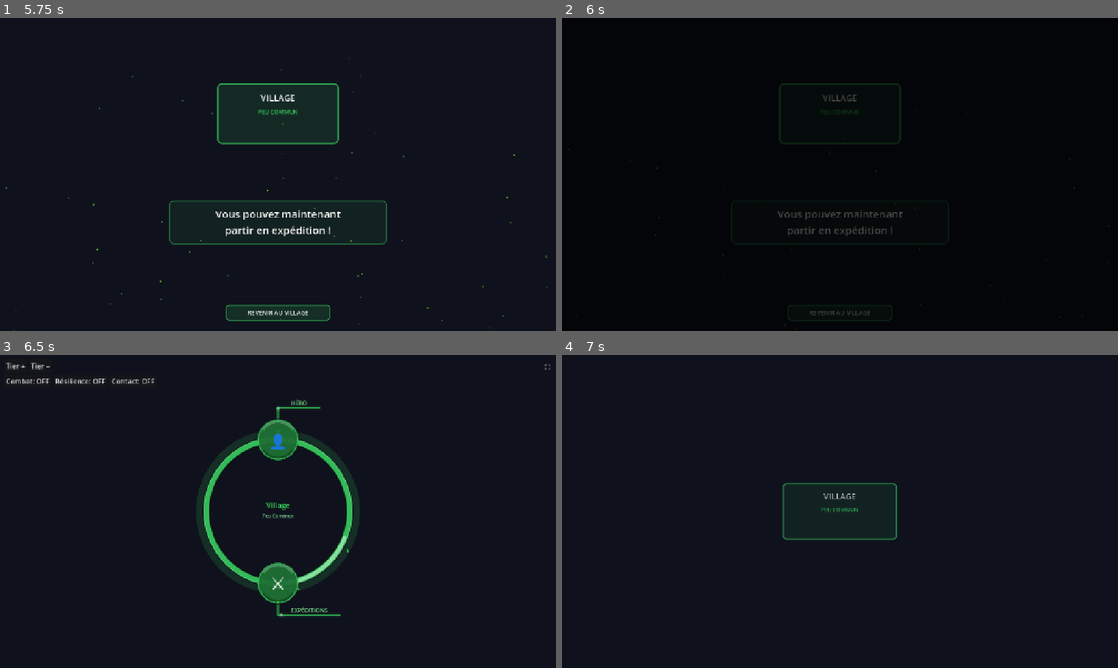
Above: before the commit, frames 1-4 (two rows, left to right).
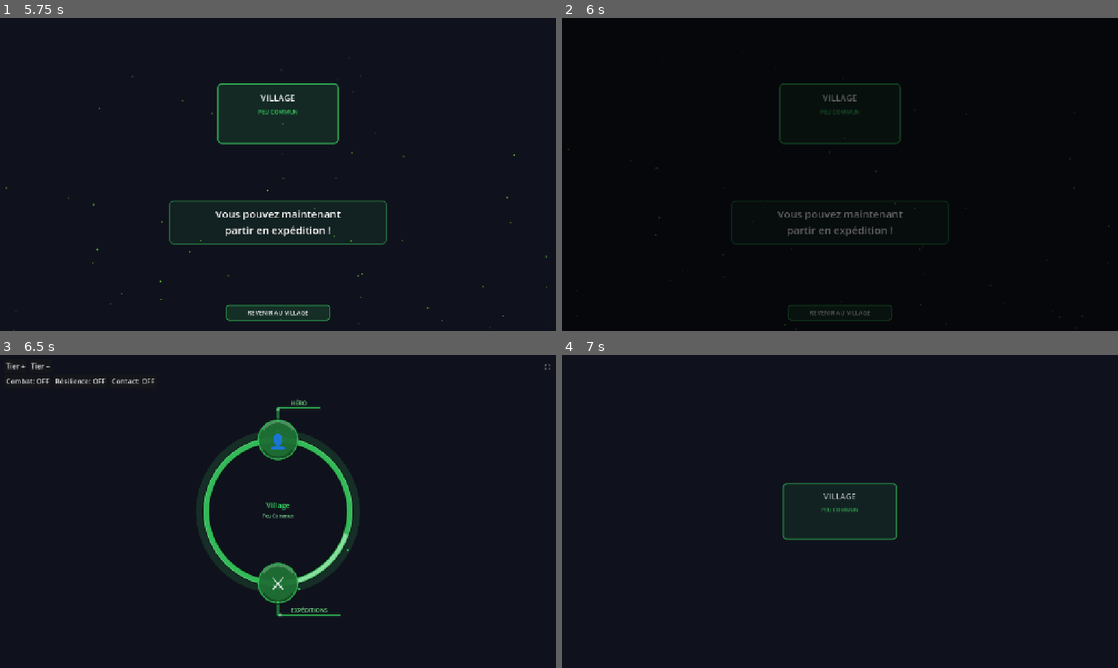
Above: after the commit, the same moments.

Repository: Rhend/Reliquary
Game: Godot game, scene res://scenes/village/village.tscn
The game is run twice, just before and just after one commit, with the same random seed, the same clock (stepped at 60 frames per second) and the same inputs.
Inputs (mouse positions are in pixels of both pictures, inside the frame that each line leads up to):
- Up to frame 1 (5.75 s): click "Tier +" at 0.5 s; tap Enter at 1.25, 1.35, 2.85 s; move the mouse to (400, 158) at 1.27 s; click (400, 158) at 1.42 s; tap Space at 1.52, 1.55, 1.82, 3.05, 4.35, 4.52, 4.82 s; drag from (166, 190) to (250, 237) at 2.02 s; move the mouse to (333, 105) at 2.77 s; click (333, 105) at 2.92 s; drag from (250, 237) to (111, 127) at 3.52 s; move the mouse to (444, 221) at 4.27 s; click (444, 221) at 4.42 s; tap Escape at 4.9 s; drag from (111, 127) to (194, 96) at 5.02 s
- Up to frame 2 (6 s): click "REVENIR AU VILLAGE" at 5.75 s
- Up to frame 3 (6.5 s): no input
- Up to frame 4 (7 s): click "Tier −" at 6.5 s

Frame 1 is identical in both runs. In frame 2, 0.1% of the frame differs, in the area x 39-93%, y 24-100%; in frame 3, less than 0.1%; in frame 4, nothing differs.

Commit message:
fix: bouton retour evolution et HP max en expedition
- EvolutionRitual: supprime le timer auto-retour (1.6s) qui rendait le bouton
  inutile ; retire aussi la capture souris dans _input() pour laisser le bouton
  gerer ses propres clics (raccourcis clavier conserves)
- AdventureSystem: rend get_max_hp() public
- CombatScene: passe la vraie HP max (AdventureSystem.get_max_hp()) au setup
  du cercle hero au lieu de hero_hp deux fois, ce qui causait un retrecissement
  progressif de la barre de vie max entre les combats

Co-Authored-By: Claude Sonnet 4.6 <noreply@anthropic.com>

Diff:
--- a/scenes/village/EvolutionRitual.gd
+++ b/scenes/village/EvolutionRitual.gd
@@ -280,9 +280,6 @@
 	# Célébration stable — bouton visible, skip autorisé
 	_can_skip = true
 	_show_return_button()
-	await get_tree().create_timer(1.6).timeout
-
-	_phase6_return()
 
 # ─── Phase 2 : fade in + scale in ───────────────────────────
 func _phase2_card_appear() -> void:
@@ -539,18 +536,10 @@
 func _input(event: InputEvent) -> void:
 	if not _can_skip or _returning:
 		return
-
-	var do_skip := false
-	if event is InputEventMouseButton \
-			and (event as InputEventMouseButton).pressed:
-		do_skip = true
-	elif event is InputEventKey \
+	if event is InputEventKey \
 			and (event as InputEventKey).pressed \
 			and not (event as InputEventKey).echo:
 		var kc := (event as InputEventKey).keycode
 		if kc == KEY_SPACE or kc == KEY_ESCAPE or kc == KEY_ENTER:
-			do_skip = true
-
-	if do_skip:
-		_skip_triggered = true
-		_phase6_return()
+			_skip_triggered = true
+			_phase6_return()
--- a/scripts/combat/CombatScene.gd
+++ b/scripts/combat/CombatScene.gd
@@ -241,10 +241,11 @@
 	_stop_idle_state()
 	if _combat_label:
 		_combat_label.modulate.a = 1.0
-	var creature  := GameData.get_entity(creature_id)
-	var hero_tier := int(creature.get("current_tier", 0))
+	var creature   := GameData.get_entity(creature_id)
+	var hero_tier  := int(creature.get("current_tier", 0))
+	var hero_hp_max := AdventureSystem.get_max_hp()
 	_hero_circle.setup(
-		creature.get("name", "Héro"), hero_hp, hero_hp,
+		creature.get("name", "Héro"), hero_hp, hero_hp_max,
 		hero_tier, CombatCircle.EntityType.CREATURE, true
 	)
 	_enemy_circle.setup(
--- a/scripts/systems/AdventureSystem.gd
+++ b/scripts/systems/AdventureSystem.gd
@@ -145,7 +145,7 @@
 
 	current_biome_id = biome_id
 	is_running       = true
-	current_hp       = _get_max_hp()
+	current_hp       = get_max_hp()
 
 	_combo_count             = 0
 	_first_encounter_pending = true
@@ -278,7 +278,7 @@
 
 	match effect_type:
 		"heal":
-			var max_hp = _get_max_hp()
+			var max_hp = get_max_hp()
 			var healed = minf(effect_value, max_hp - current_hp)
 			current_hp = minf(current_hp + effect_value, max_hp)
 			EventBus.heal_applied.emit(healed, current_hp)
@@ -370,7 +370,7 @@
 		_drop_ingredients()
 
 	# Combo
-	var max_hp      = _get_max_hp()
+	var max_hp      = get_max_hp()
 	var hp_lost_pct = (_combat_start_hp - current_hp) / max_hp if max_hp > 0.0 else 1.0
 	if hp_lost_pct <= COMBO_HP_THRESHOLD:
 		_combo_count += 1
@@ -398,11 +398,11 @@
 			+ PassiveSystem.get_effect("hp_regen_pct")
 	if regen_pct <= 0.0:
 		return
-	var max_hp := _get_max_hp()
+	var max_hp := get_max_hp()
 	current_hp  = minf(current_hp + max_hp * regen_pct, max_hp)
 
 # Calcule les PV max effectifs du héro (stats de base + équipement + passifs).
-func _get_max_hp() -> float:
+func get_max_hp() -> float:
 	var hero_id  = GameData.player.get("active_creature_id", "")
 	var equip_hp = GameData.get_equipment_bonuses().get("hp", 0.0)
 	var hp_bonus = PassiveSystem.get_combat_bonuses().get("hp_bonus", 0.0)
Not shown, removed: scripts/combat/BonusStrikeWidget.gd.uid
